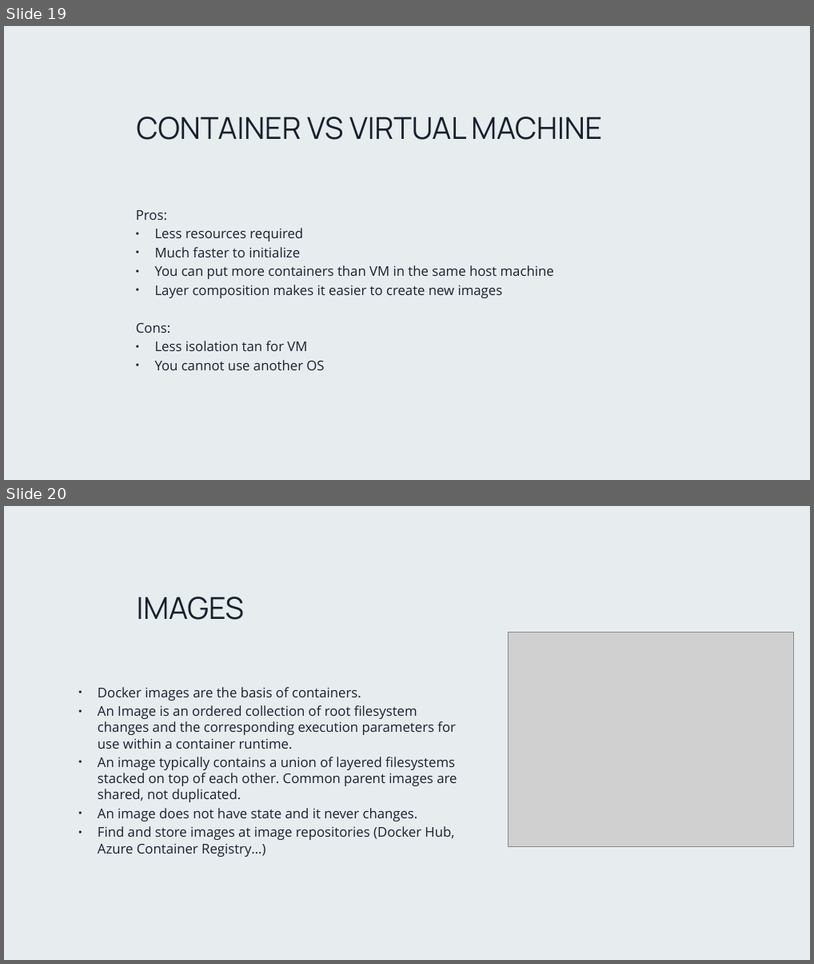
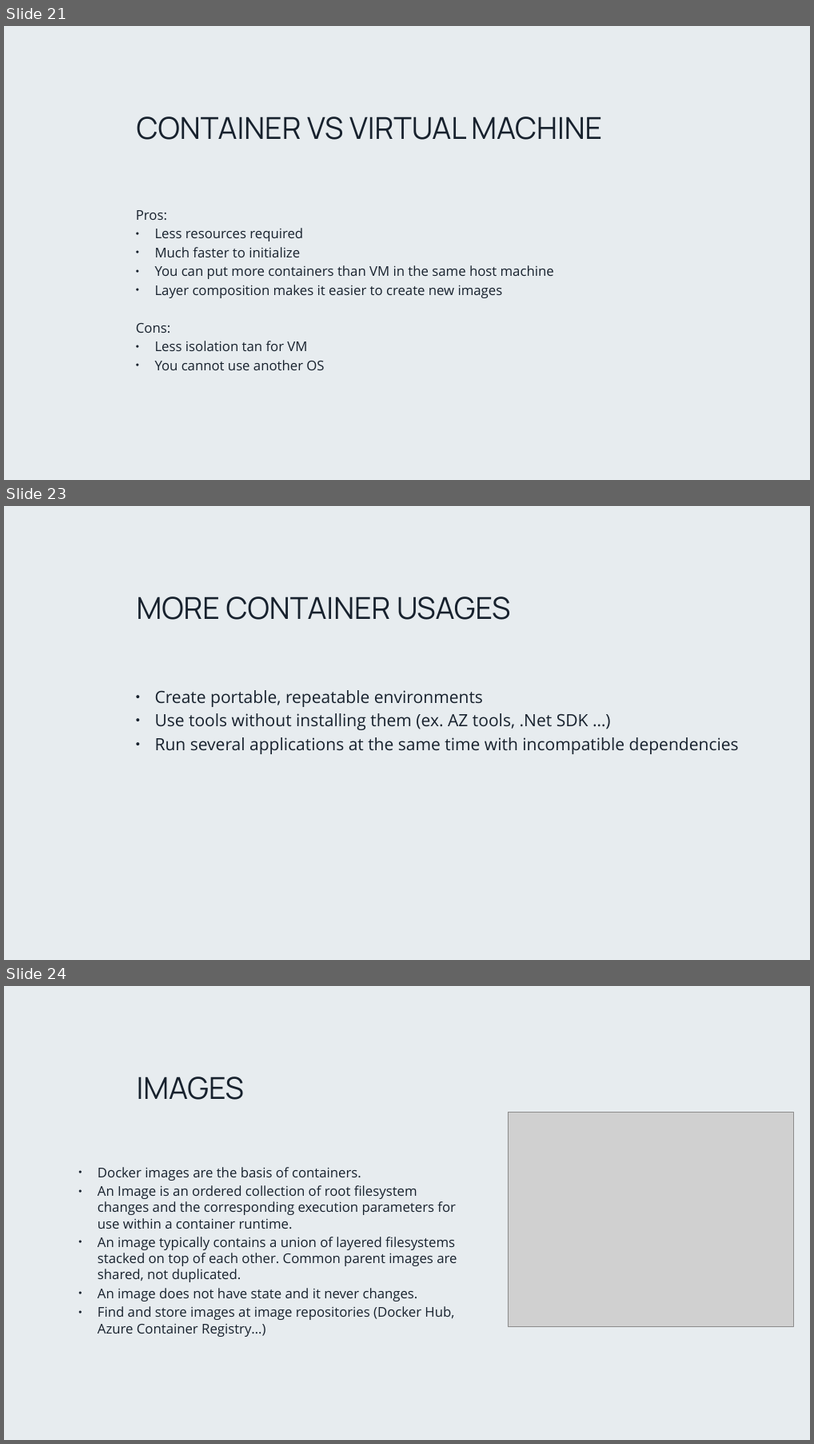
Before and after one commit to PlainConcepts/NetCore-Docker-Workshop, a slide deck: Docu/Microservices_day_1.pptx. Shown one above the other, each under a label of ours: slides 19 and 20 before the commit, slides 21, 23 and 24 after it; the slides between them are not shown. The pictures are 814x964 and 814x1444 pixels, drawn with LibreOffice and Linux fonts; fonts in the diff are those of the drawing; grey boxes stand for pictures; background and template pictures are left out. Boxes give left, top, right and bottom in pixels: in the first picture for what was removed or moved away, otherwise in the second. Text is boxed around its words. In the diff, an @@ line names an element or a change of style, - is before the commit and + after.

```diff
--- a/Docu/Microservices_day_1.pptx
+++ b/Docu/Microservices_day_1.pptx
@@ slide 23 added at box(4, 506, 810, 960), background picture (left out) @@
@@ title added at box(137, 596, 510, 620), 36 pt, text #17212D @@
+MORE CONTAINER USAGES
@@ text added at box(155, 690, 739, 754), 20 pt, text #17212D @@
+• Create portable, repeatable environments
+• Use tools without installing them (ex. AZ tools, .Net SDK …)
+• Run several applications at the same time with incompatible dependencies
@@ what was slide 19 is now slide 21 @@
@@ what was slide 20 is now slide 24 @@
```
Also in this commit, not shown: 3 slides changed, 3 other slides added.
